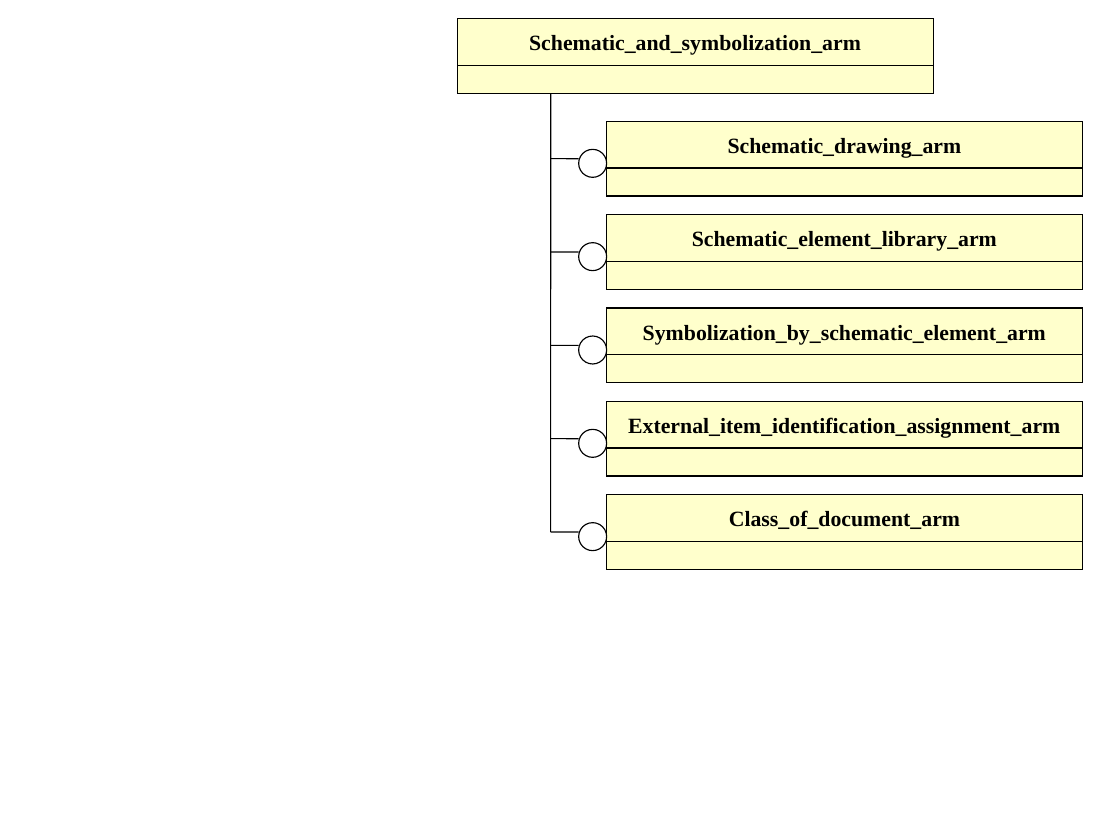
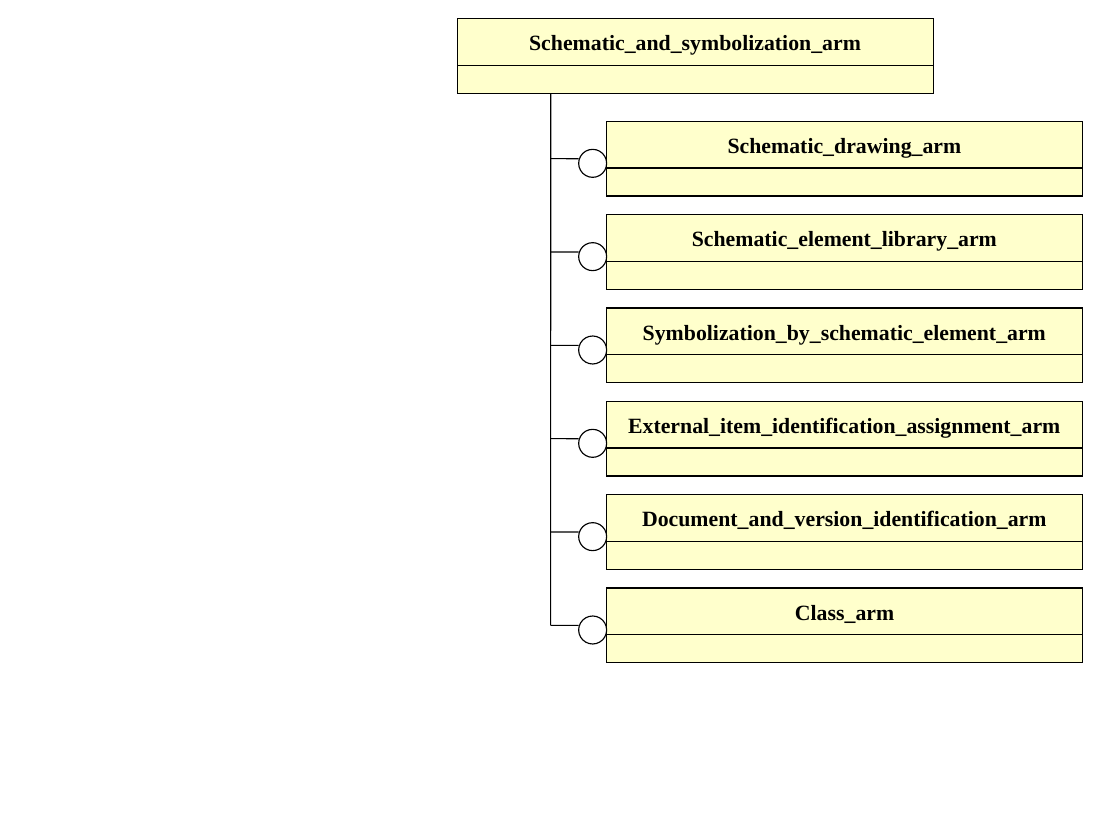
Before and after one commit to starseeker/stepmod_mirror, a slide deck: slide 1 of data/modules/schematic_and_symbolization/schematic_and_symbolization.ppt. Drawn at 1120x840 pixels with LibreOffice and Linux fonts; fonts in the diff are those of the drawing. Boxes give left, top, right and bottom in pixels: in the first picture for what was removed or moved away, otherwise in the second. Text is boxed around its words. In the diff, an @@ line names an element or a change of style, - is before the commit and + after.

```diff
--- a/data/modules/schematic_and_symbolization/schematic_and_symbolization.ppt
+++ b/data/modules/schematic_and_symbolization/schematic_and_symbolization.ppt
@@ line moved from (551, 532) - (551, 93) to (551, 625) - (551, 93) @@
@@ text in rectangle at box(642, 510, 1046, 529): text changed @@
-Class_of_document_arm
+Document_and_version_identification_arm
@@ rectangle added at box(607, 588, 1083, 635), fill #FFFFCC, outline #000000 0.74 pt, 14 pt, text #000000, bold @@
+Class_arm
@@ line added from (551, 625) to (579, 625), #000000 0.74 pt @@
@@ ellipse added at box(579, 616, 607, 644), fill #FFFFFF, outline #000000 0.74 pt @@
@@ rectangle added at box(607, 635, 1083, 663), fill #FFFFCC, outline #000000 0.74 pt @@
```
Also in this commit, not shown: 3 other slides changed, 22 other files.
